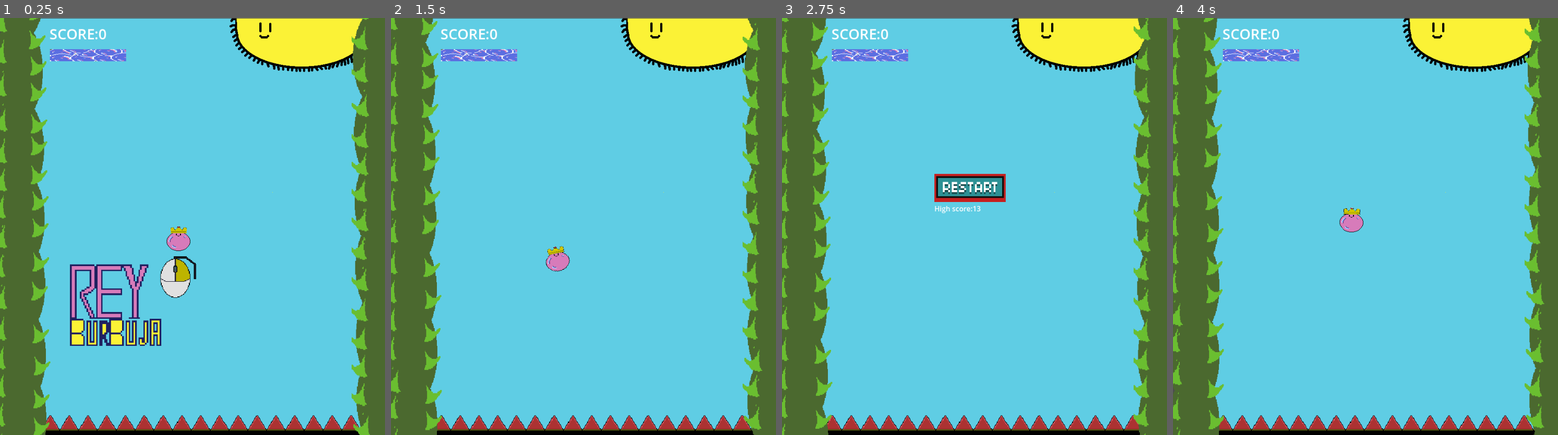
Above: before the commit, frames 1-4 (left to right).
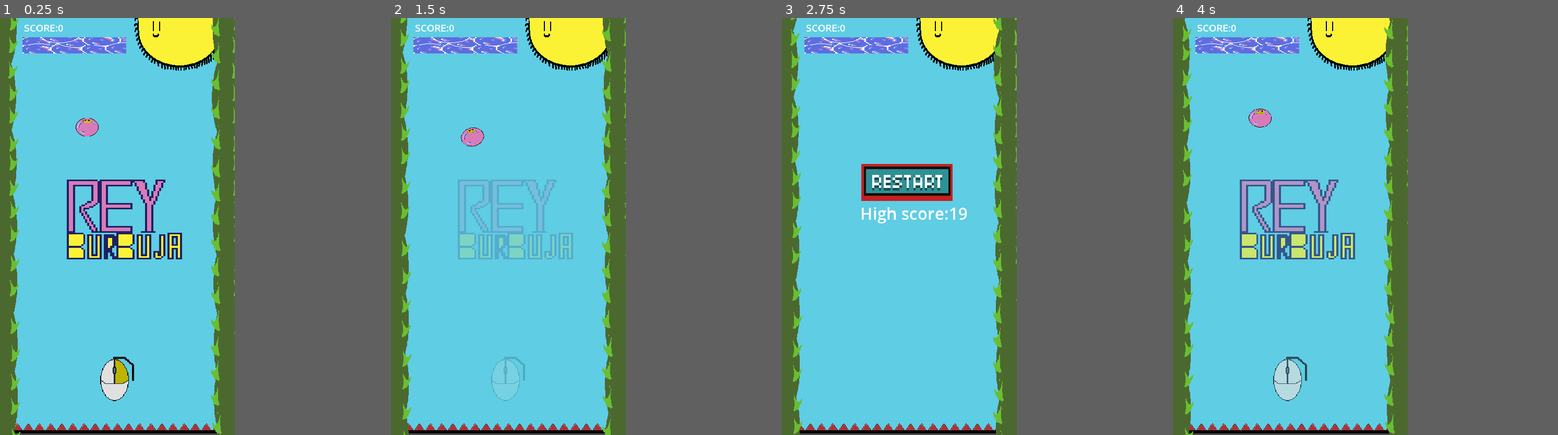
Above: after the commit, the same moments.

Repository: chonto2000new/ReyBurbuja_Full
Game: Godot game, scene res://StageObj/main_TEST.tscn
The game is run twice, just before and just after one commit, with the same random seed, the same clock (stepped at 60 frames per second) and the same inputs. The engine's default icon, where the game draws it, is replaced by a stand-in: a white triangle on a blue panel in a dark square.
Inputs (mouse positions are in pixels of both pictures, inside the frame that each line leads up to; where the layout moved, square brackets give the same spot in the first picture):
- Up to frame 1 (0.25 s): no input
- Up to frame 2 (1.5 s): tap Enter at 0.5 s; move the mouse to (668, 205) at 0.52 s; click (668, 205) at 0.67 s; move the mouse to (506, 247) at 1.27 s; click (506, 247) at 1.42 s
- Up to frame 3 (2.75 s): move the mouse to (1013, 134) at 2.02 s; click (1013, 134) at 2.17 s
- Up to frame 4 (4 s): click (1377, 180) [1361, 188] at 2.75 s; move the mouse to (1346, 309) at 3.52 s; click (1346, 309) at 3.67 s
The window is 738x800 before the commit and 450x800 after it. Grey fills any space a smaller window leaves; there, only what the larger window draws over its background counts as a difference.

The runs differ from the first frame. In frame 1, 38% of the frame differs, in the area x 0-100%, y 0-100%; in frame 2, 33%; in frame 3, 34%; in frame 4, 35%.

Commit message:
cambio de resolucion, degradado de titulos

Diff:
--- a/Instrucciones/mouse_instucciones.tscn
+++ b/Instrucciones/mouse_instucciones.tscn
@@ -47,13 +47,13 @@
 script = ExtResource("1_gketk")
 
 [node name="AnimatedSprite2D" type="AnimatedSprite2D" parent="."]
-position = Vector2(393.5, 583)
-scale = Vector2(1.60938, 1.5)
+position = Vector2(527, 1665)
+scale = Vector2(3.11719, 3.28125)
 sprite_frames = SubResource("SpriteFrames_3fslk")
 animation = &"inicio"
 frame_progress = 0.795631
 
 [node name="titulo" type="Sprite2D" parent="."]
-position = Vector2(281.5, 683)
-scale = Vector2(3.65, 3.82)
+position = Vector2(629, 1004)
+scale = Vector2(9.465, 7.65)
 texture = ExtResource("10_21ssa")
--- a/StageObj/abajo.tscn
+++ b/StageObj/abajo.tscn
@@ -4,19 +4,20 @@
 [ext_resource type="Texture2D" uid="uid://dmwhn3x08aioh" path="res://ObjetosSpr/piso de abajo.png" id="2_ef15x"]
 
 [sub_resource type="RectangleShape2D" id="RectangleShape2D_kroji"]
-size = Vector2(889, 131.5)
+size = Vector2(1079.5, 131.5)
 
 [node name="abajo" type="Area2D"]
 z_index = -1
+position = Vector2(541, 1947)
 script = ExtResource("1_6qrd3")
 
 [node name="CollisionShape2D" type="CollisionShape2D" parent="."]
-position = Vector2(434.5, 926)
 shape = SubResource("RectangleShape2D_kroji")
+metadata/_edit_lock_ = true
 
 [node name="Sprite2D" type="Sprite2D" parent="."]
-position = Vector2(436, 940)
-scale = Vector2(1.02894, 1)
+scale = Vector2(1.24884, 1)
 texture = ExtResource("2_ef15x")
+metadata/_edit_lock_ = true
 
 [connection signal="body_entered" from="." to="." method="_on_body_entered"]
--- a/StageObj/game_over.tscn
+++ b/StageObj/game_over.tscn
@@ -16,19 +16,20 @@
 script = ExtResource("1_jye6g")
 
 [node name="RestartButton" type="Button" parent="."]
-offset_left = 342.0
-offset_top = 350.0
-offset_right = 502.0
-offset_bottom = 413.0
+offset_left = 366.0
+offset_top = 673.0
+offset_right = 786.0
+offset_bottom = 842.0
 theme_override_styles/hover_pressed_mirrored = SubResource("StyleBoxTexture_647v7")
 theme_override_styles/pressed = SubResource("StyleBoxTexture_hvlpg")
 theme_override_styles/normal = SubResource("StyleBoxTexture_kv3rx")
 
 [node name="final_score" type="Label" parent="."]
-offset_left = 342.0
-offset_top = 416.0
-offset_right = 487.0
-offset_bottom = 442.0
+offset_left = 360.0
+offset_top = 845.0
+offset_right = 860.0
+offset_bottom = 1067.0
+theme_override_font_sizes/font_size = 76
 text = "High score:"
 
 [connection signal="pressed" from="RestartButton" to="." method="_on_restart_button_pressed"]
--- a/StageObj/main_TEST.tscn
+++ b/StageObj/main_TEST.tscn
@@ -24,7 +24,8 @@
 
 [node name="fondo" type="Sprite2D" parent="."]
 z_index = -1
-position = Vector2(443, 469)
+position = Vector2(522.5, 955)
+scale = Vector2(1.29514, 2.04701)
 texture = ExtResource("4_buaqb")
 
 [node name="Player" parent="." instance=ExtResource("3_d8bmp")]
@@ -45,26 +46,24 @@
 wait_time = 1.5
 
 [node name="Piso" parent="." instance=ExtResource("3_qmw7s")]
-position = Vector2(856, 394)
 
 [node name="abajo" parent="." instance=ExtResource("6_2vvxs")]
-position = Vector2(15, 31)
 
 [node name="ScoreLabel" type="Label" parent="."]
 offset_left = 111.0
 offset_top = 13.0
-offset_right = 239.0
+offset_right = 582.0
 offset_bottom = 58.0
-theme_override_font_sizes/font_size = 32
+theme_override_font_sizes/font_size = 45
 text = "SCORE:0"
 
 [node name="GameOver" parent="." instance=ExtResource("7_mdewn")]
 
 [node name="ProgressBar" parent="." instance=ExtResource("9_uqixr")]
-offset_left = 112.0
-offset_top = 70.0
-offset_right = 283.0
-offset_bottom = 97.0
+offset_left = 104.0
+offset_top = 89.0
+offset_right = 580.0
+offset_bottom = 163.0
 
 [node name="SaludTimer" type="Timer" parent="."]
 wait_time = 0.7
--- a/StageObj/main_test.gd
+++ b/StageObj/main_test.gd
@@ -34,7 +34,7 @@
 # Called when the node enters the scene tree for the first time.
 func _ready() -> void:
 
-	screen_size = Vector2(864, 936)
+	screen_size = Vector2(1080, 1920)
 	#screen_size = get_window().size
 	ground_height = $Piso.get_node("Sprite2D").texture.get_height()
 	hight_score = $SaveSistem.load()
@@ -44,7 +44,7 @@
 
 
 func new_game():
-	$Mouse.show()
+	show_children_with_fade($Mouse)
 	$Player/salud_componentes.salud_actual =  110.0
 	$Player/salud_componentes.salud_maxima =  100.0
 	game_running = false
@@ -53,7 +53,7 @@
 	scroll = 0
 	actual_score = 0
 	NUMBER_OF_PIPES = 2
-	$GameOver.hide()
+	hide_children_with_fade($GameOver, 0.0)
 	get_tree().call_group("pipes", "queue_free")
 	get_tree().call_group("bottlesArray", "queue_free")
 	pipes.clear()
@@ -90,7 +90,8 @@
 						elif touch_x >= screen_width / 2:
 							$Player.flap(1) # Impulso a la izquierda
 							check_top()
-
+	if event.is_action_pressed("salir"):  # "ui_cancel" es la acción de Escape por defecto, pero puede ser otra que hayas configurado
+		get_tree().quit()  # Esto cierra la aplicación
 
 
 func start_game(pressedButton):
@@ -99,7 +100,7 @@
 	$Player.flap(pressedButton)
 	$PipeTimer.start()
 	$SaludTimer.start()
-	$Mouse.hide()
+	hide_children_with_fade($Mouse, 1.0)
 
 
 # Called every frame. 'delta' is the elapsed time since the previous frame.
@@ -181,7 +182,7 @@
 	$PipeTimer.stop()
 	$SaludTimer.stop()
 	label.text = "High score:" + str(hight_score)
-	$GameOver.show()
+	show_children_with_fade($GameOver)
 	$Player.flying = false
 	game_running = false
 	game_over = true
@@ -191,6 +192,19 @@
 	if game_over == false:
 		stop_game()
 
+func hide_children_with_fade(layer, fade_duration: float = 1.0):
+	for child in layer.get_children():
+		if child is CanvasItem:
+			var tween = create_tween()
+			tween.tween_property(child, "modulate:a", 0.0, fade_duration)
+			tween.tween_callback(child.hide)
+
+func show_children_with_fade(layer):
+	for child in layer.get_children():
+		if child is CanvasItem:
+			var tween = create_tween()
+			tween.tween_property(child, "modulate:a", 1.0, 0.0)
+			tween.tween_callback(child.show)
 
 func _on_piso_hit() -> void:
 	$Player.falling = true
@@ -208,6 +222,7 @@
 
 
 func _on_salud_timer_timeout() -> void:
+
 	if game_running == true:
 		$Player/salud_componentes.recibir_damage(5)
 		if $Player/salud_componentes.salud_actual <=  0.0:
--- a/StageObj/pipe.tscn
+++ b/StageObj/pipe.tscn
@@ -7,17 +7,15 @@
 size = Vector2(23.7656, 20.4063)
 
 [node name="Pipe" type="Area2D" groups=["pipes"]]
-position = Vector2(363, 100)
 script = ExtResource("1_fpof7")
 
 [node name="abajo" type="Sprite2D" parent="."]
-position = Vector2(30, -464)
-scale = Vector2(1.39877, 1.375)
+scale = Vector2(2.5, 2.5)
 texture = ExtResource("2_mwdmn")
-offset = Vector2(0, 380)
 
 [node name="up" type="CollisionShape2D" parent="."]
-position = Vector2(29.1172, 48.7969)
+position = Vector2(0, -14.475)
+scale = Vector2(1.5, 2)
 shape = SubResource("RectangleShape2D_mdypr")
 
 [connection signal="body_entered" from="." to="." method="_on_body_entered"]
--- a/StageObj/piso_test.tscn
+++ b/StageObj/piso_test.tscn
@@ -4,31 +4,31 @@
 [ext_resource type="Texture2D" uid="uid://dv7g51fx0fdsg" path="res://ObjetosSpr/pared.png" id="2_vwatr"]
 
 [sub_resource type="RectangleShape2D" id="RectangleShape2D_fy0ud"]
-size = Vector2(99, 2172)
+size = Vector2(109.5, 2845)
 
 [node name="Piso" type="Area2D"]
-position = Vector2(839, 436)
+position = Vector2(1047, 602)
 script = ExtResource("1_t60pj")
 
 [node name="Sprite2D" type="Sprite2D" parent="."]
-position = Vector2(-1174.04, -64.4999)
-scale = Vector2(1.36, 2.1998)
+position = Vector2(0.41, 200)
+scale = Vector2(1.5, 4)
 texture = ExtResource("2_vwatr")
-offset = Vector2(864, 0)
 
 [node name="CollisionShape2D" type="CollisionShape2D" parent="."]
-position = Vector2(-18, -64)
+position = Vector2(0.41, 200)
+scale = Vector2(1, 1.4)
 shape = SubResource("RectangleShape2D_fy0ud")
 debug_color = Color(0, 0, 0.701961, 0.419608)
 
 [node name="Sprite2D2" type="Sprite2D" parent="."]
-position = Vector2(-1985.04, -29.5)
-scale = Vector2(1.36, 2.24442)
+position = Vector2(-1028.93, 200)
+scale = Vector2(1.5, 4)
 texture = ExtResource("2_vwatr")
-offset = Vector2(864, 0)
 
 [node name="CollisionShape2D2" type="CollisionShape2D" parent="."]
-position = Vector2(-797, -29)
+position = Vector2(-1028.93, 200)
+scale = Vector2(1, 1.4)
 shape = SubResource("RectangleShape2D_fy0ud")
 debug_color = Color(0, 0, 0.701961, 0.419608)
 
--- a/StageObj/score_item.tscn
+++ b/StageObj/score_item.tscn
@@ -4,18 +4,18 @@
 [ext_resource type="Texture2D" uid="uid://bv0if2tlunyjm" path="res://ObjetosSpr/frasco_burbujas.png" id="2_2cnt2"]
 
 [sub_resource type="RectangleShape2D" id="RectangleShape2D_vpooi"]
-size = Vector2(30, 44.5)
+size = Vector2(32, 50)
 
 [node name="ScoreArea" type="Area2D" groups=["bottlesArray"]]
 script = ExtResource("1_4g24a")
 
 [node name="Sprite2D" type="Sprite2D" parent="."]
 position = Vector2(0, -1)
-scale = Vector2(1.25, 1.3125)
+scale = Vector2(2, 2)
 texture = ExtResource("2_2cnt2")
 
 [node name="CollisionShape2D" type="CollisionShape2D" parent="."]
-position = Vector2(0, 1.75)
+position = Vector2(1, -1)
 shape = SubResource("RectangleShape2D_vpooi")
 
 [connection signal="body_entered" from="." to="." method="_on_body_entered"]
--- a/playerObj/bubble.tscn
+++ b/playerObj/bubble.tscn
@@ -54,15 +54,17 @@
 }]
 
 [sub_resource type="CircleShape2D" id="CircleShape2D_n81ol"]
-radius = 13.0
+radius = 17.0074
 
 [node name="Player" type="CharacterBody2D"]
 script = ExtResource("1_2r4ws")
 
 [node name="AnimatedSprite2D" type="AnimatedSprite2D" parent="."]
+scale = Vector2(2, 2)
 sprite_frames = SubResource("SpriteFrames_tokfk")
 animation = &"flying"
 frame_progress = 0.139286
 
 [node name="CollisionShape2D" type="CollisionShape2D" parent="."]
+scale = Vector2(2, 2)
 shape = SubResource("CircleShape2D_n81ol")
--- a/project.godot
+++ b/project.godot
@@ -17,9 +17,18 @@
 
 [display]
 
-window/size/viewport_width=864
-window/size/viewport_height=936
-window/stretch/mode="viewport"
+window/size/viewport_width=1080
+window/size/viewport_height=1920
+window/size/mode=3
+window/stretch/mode="canvas_items"
+
+[input]
+
+salir={
+"deadzone": 0.5,
+"events": [Object(InputEventKey,"resource_local_to_scene":false,"resource_name":"","device":-1,"window_id":0,"alt_pressed":false,"shift_pressed":false,"ctrl_pressed":false,"meta_pressed":false,"pressed":false,"keycode":0,"physical_keycode":4194305,"key_label":0,"unicode":0,"location":0,"echo":false,"script":null)
+]
+}
 
 [rendering]
 
--- a/savegame.cfg
+++ b/savegame.cfg
@@ -1,3 +1,3 @@
 [data]
 
-hight_score=13
+hight_score=19
Not shown, changed: export_presets.cfg
